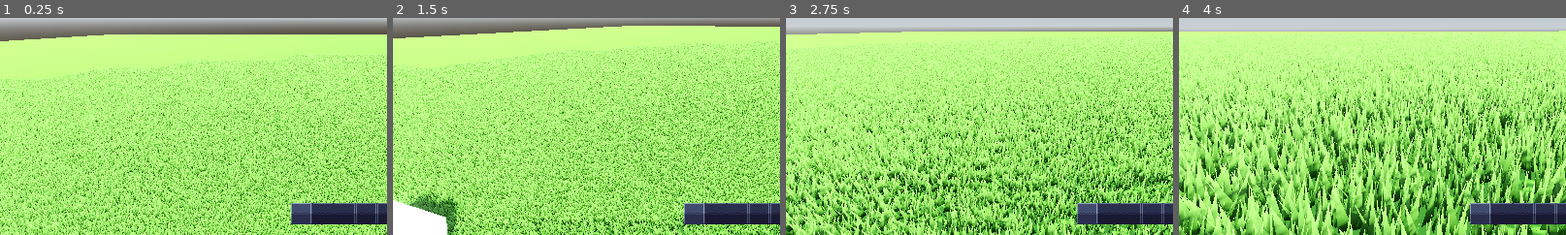
Above: before the commit, frames 1-4 (left to right).
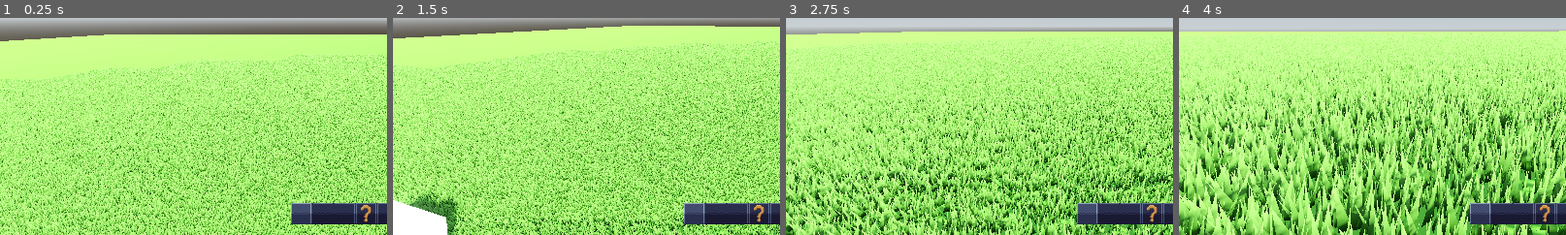
Above: after the commit, the same moments.

Repository: LordDeatHunter/SurvTest
Game: Godot game, scene res://scenes/main.tscn
Same seed, same stepped clock (60 frames per second), same inputs: the game is played once before the commit and once after it.
Inputs (mouse positions are % of the whole screen's width and height, from its top left):
- Up to frame 1 (0.25 s): no input
- Up to frame 2 (1.5 s): tap Enter at 0.5 s; move the mouse to (55, 50) at 0.52 s; hold W (move_forward) from 0.53 s (still down); tap Shift (crouch) at 0.6 s; click (55, 50) at 0.67 s; tap Space (jump) at 0.77 s; move the mouse to (45, 50) at 1.27 s; tap Ctrl (sprint) at 1.35 s; click (45, 50) at 1.42 s
- Up to frame 3 (2.75 s): keep holding W (move_forward); tap Space (jump) at 1.52 s; move the mouse to (52, 48) at 2.02 s; tap Tab at 2.1 s; click (52, 48) at 2.17 s
- Up to frame 4 (4 s): move the mouse to (45, 70) at 2.77 s; tap Shift (crouch) at 2.85 s; click (45, 70) at 2.92 s; tap Space (jump) at 3.02, 3.77 s; move the mouse to (80, 65) at 3.52 s; release W (move_forward) at 3.53 s; hold A (move_left) from 3.53 s (still down); tap Ctrl (sprint) at 3.6 s; click (80, 65) at 3.67 s
The pictures show only the part of the screen within x 0-50%, y 50-100%; the shares and areas given below are measured in that part.

The runs differ from the first frame. In frame 1, 0.1% of the frame differs, in the area x 93-96%, y 86-95%; in frame 2, 0.1%; in frame 3, 0.1%; in frame 4, 0.1%.

Commit message:
Add example item

Diff:
--- a/scenes/actors/player.gd
+++ b/scenes/actors/player.gd
@@ -35,6 +35,7 @@
 			return null
 		return mesh_instance_3d.mesh as CapsuleMesh
 var is_crouching: bool = false
+var held_stack: Item = null
 
 @onready var head = $Head
 @onready var camera = $Head/Camera3D
@@ -45,6 +46,8 @@
 
 func _ready():
 	Input.set_mouse_mode(Input.MOUSE_MODE_CAPTURED)
+	hotbar.set_item(3, Items.example_item)
+	hotbar.slot_clicked.connect(_on_inventory_slot_clicked)
 
 
 func _input(event):
@@ -202,3 +205,9 @@
 	velocity.x = lerp(velocity.x, 0.0, delta * 10)
 	velocity.z = lerp(velocity.z, 0.0, delta * 10)
 	velocity.y = lerp(velocity.y, -0.25, delta * 10)
+
+
+func _on_inventory_slot_clicked(slot_index: int, item: Item):
+	var prev_held_stack: Item = held_stack
+	held_stack = item
+	hotbar.set_item(slot_index, prev_held_stack)
--- a/scenes/ui/inventory_slot.gd
+++ b/scenes/ui/inventory_slot.gd
@@ -1,5 +1,8 @@
 class_name InventorySlot
 extends TextureRect
+
+signal item_click_pressed(item: Item)
+signal item_click_released(item: Item)
 
 const INVENTORY_SLOT_DOWN = preload("res://assets/textures/ui/inventory_slot_down.png")
 const INVENTORY_SLOT_NORMAL = preload("res://assets/textures/ui/inventory_slot_normal.png")
@@ -7,6 +10,8 @@
 
 var item: Item = null
 var selected: bool = false
+
+@onready var item_node: TextureRect = %Item
 
 
 func _ready() -> void:
@@ -17,6 +22,7 @@
 func set_item(new_item: Item) -> void:
 	item = new_item
 	texture = INVENTORY_SLOT_NORMAL
+	item_node.texture = item.icon if item else null
 
 
 func deselect(set_value: bool = true) -> void:
@@ -30,3 +36,11 @@
 	texture = INVENTORY_SLOT_UP
 	if set_value:
 		selected = true
+
+
+func _gui_input(event: InputEvent) -> void:
+	if event is InputEventMouseButton and event.button_index == MOUSE_BUTTON_LEFT:
+		if event.is_pressed():
+			item_click_pressed.emit(item)
+		else:
+			item_click_released.emit(item)
--- a/scenes/ui/inventory_slot.tscn
+++ b/scenes/ui/inventory_slot.tscn
@@ -12,3 +12,20 @@
 texture = ExtResource("1_r4ab7")
 stretch_mode = 3
 script = ExtResource("4_bngwc")
+
+[node name="Item" type="TextureRect" parent="."]
+unique_name_in_owner = true
+layout_mode = 1
+anchors_preset = 8
+anchor_left = 0.5
+anchor_top = 0.5
+anchor_right = 0.5
+anchor_bottom = 0.5
+offset_left = -14.0
+offset_top = -14.0
+offset_right = 18.0
+offset_bottom = 18.0
+grow_horizontal = 2
+grow_vertical = 2
+scale = Vector2(0.875, 0.875)
+stretch_mode = 3
--- a/scenes/ui/inventory_ui.gd
+++ b/scenes/ui/inventory_ui.gd
@@ -1,5 +1,7 @@
 class_name InventoryUi
 extends GridContainer
+
+signal slot_clicked(slot_index: int, item: Item)
 
 var inventory: Inventory = Inventory.new(9)
 var selected_slot: int:
@@ -27,6 +29,7 @@
 	for i in range(inventory.get_size()):
 		var item_slot: InventorySlot = item_template.instantiate()
 		item_slot.item = inventory.items[i]
+		item_slot.item_click_pressed.connect(_on_item_slot_pressed.bind(i))
 
 		if inventory.items[i] is Item:
 			item_slot.set_item(inventory.items[i] as Item)
@@ -47,14 +50,16 @@
 		and event.is_pressed()
 	):
 		selected_slot = (selected_slot + 1) % inventory.get_size()
-	elif (
-		event is InputEventMouseButton
-		and event.button_index == MOUSE_BUTTON_LEFT
-		and event.is_pressed()
-	):
-		var mouse_pos: Vector2 = get_global_mouse_position()
-		for i in range(get_child_count()):
-			var slot: InventorySlot = get_child(i) as InventorySlot
-			if slot.get_global_rect().has_point(mouse_pos):
-				selected_slot = i
-				break
+
+
+func set_item(slot_index: int, item: Item) -> void:
+	if slot_index < 0 or slot_index >= inventory.get_size():
+		return
+
+	var item_slot: InventorySlot = get_child(slot_index) as InventorySlot
+	item_slot.set_item(item)
+
+
+func _on_item_slot_pressed(item: Item, index: int) -> void:
+	slot_clicked.emit(index, item)
+	selected_slot = index
--- /dev/null
+++ b/scripts/items.gd
@@ -0,0 +1,7 @@
+class_name Items
+
+const EXAMPLE_ITEM_TEXTURE: Texture2D = preload("res://assets/textures/item1.png")
+
+static var example_item: Item = Item.new(
+	"Example Item", "This is an example item.", EXAMPLE_ITEM_TEXTURE, 1, 99
+)
Binary file added: assets/textures/item1.png
Not shown, added: assets/textures/item1.png.import
Not shown, added: scripts/items.gd.uid
